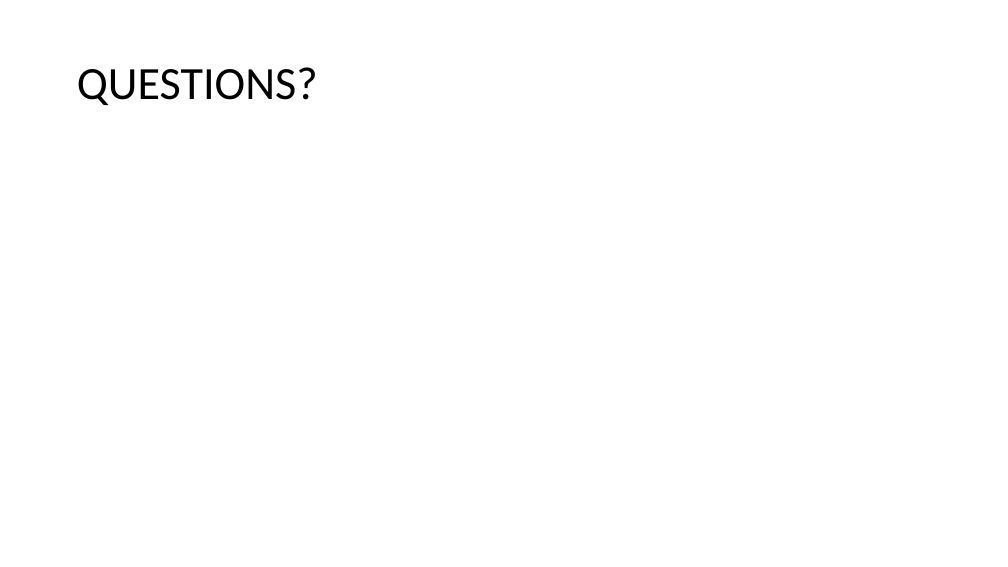
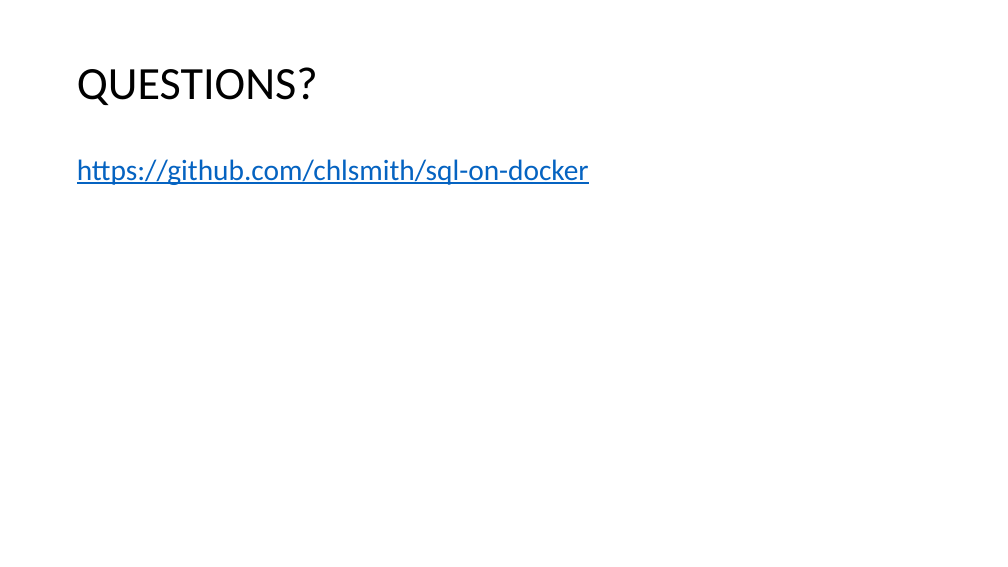
Before and after one commit to chlsmith/sql-on-docker, a slide deck: slide 15 of sql-on-docker.pptx. Drawn at 1008x567 pixels with LibreOffice and Linux fonts; fonts in the diff are those of the drawing. Boxes give left, top, right and bottom in pixels: in the first picture for what was removed or moved away, otherwise in the second. Text is boxed around its words. In the diff, an @@ line names an element or a change of style, - is before the commit and + after.

```diff
--- a/sql-on-docker.pptx
+++ b/sql-on-docker.pptx
@@ text added at [77,159,589,185], 28 pt, text #0563C1, underline @@
+https://github.com/chlsmith/sql-on-docker
```
Also in this commit, not shown: 2 other slides changed.
